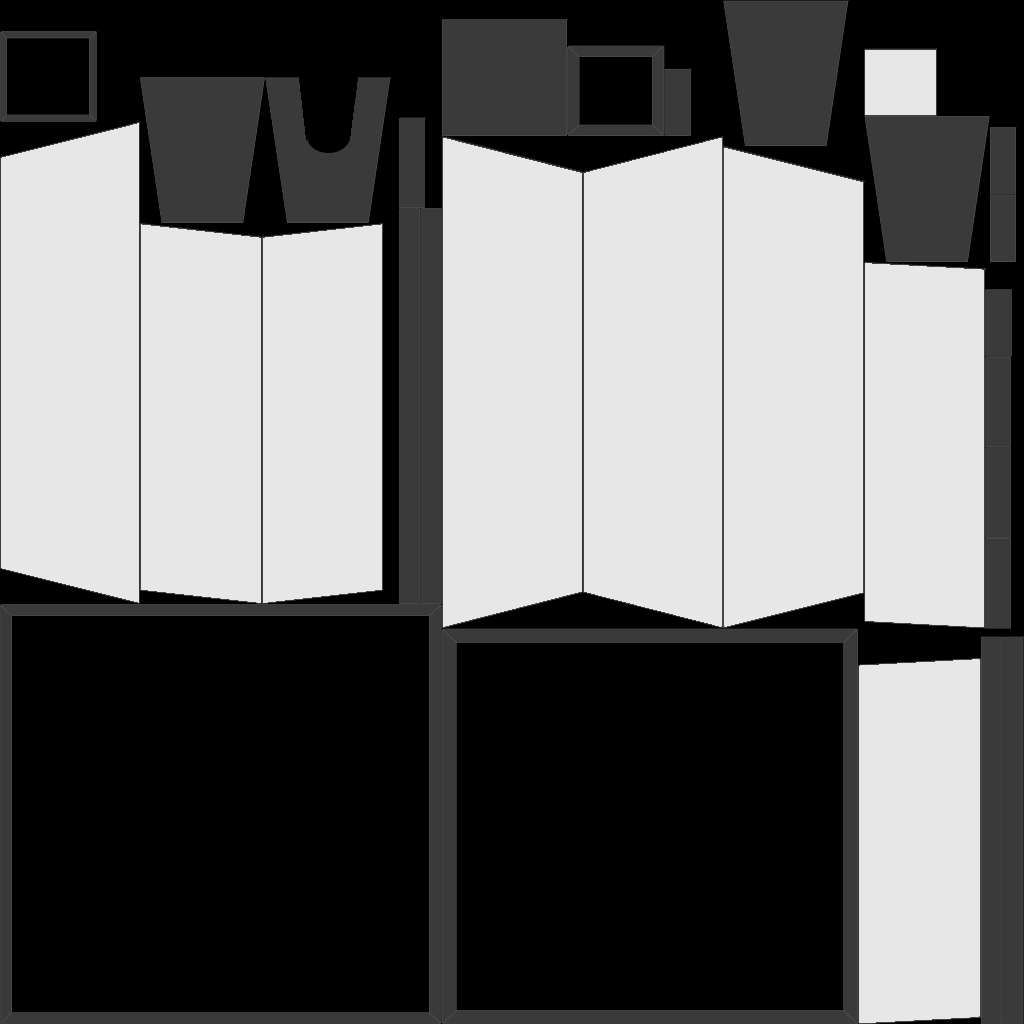
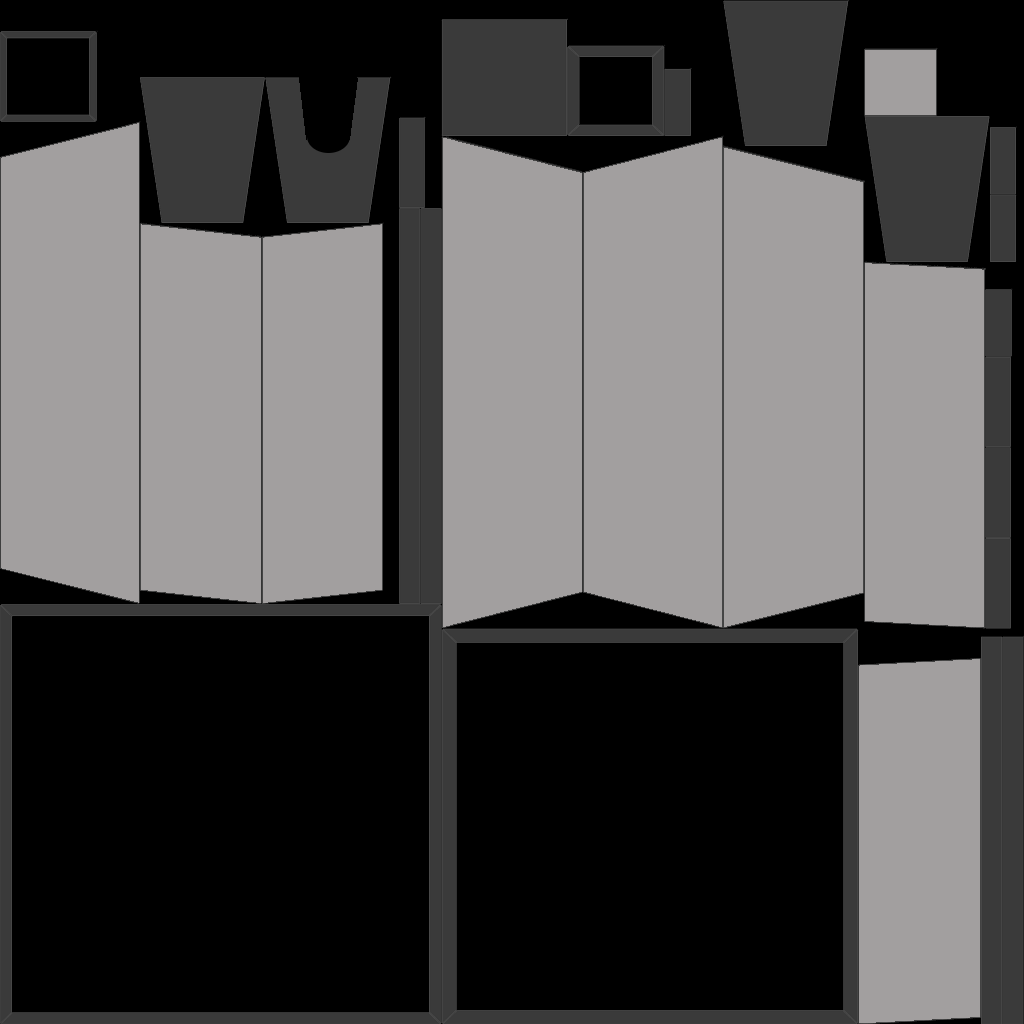
Comparing the layer stacks of the two 1024 × 1024 images. Changes:
painted on "kopia: castle_3.png #1" over [1, 50, 984, 1023]
